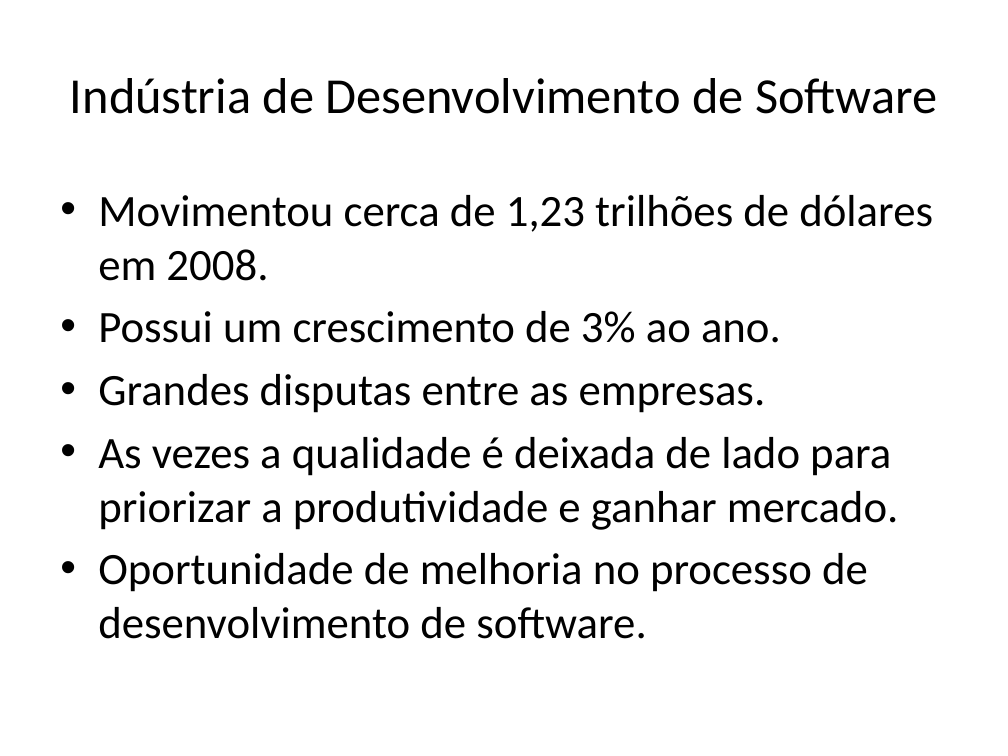
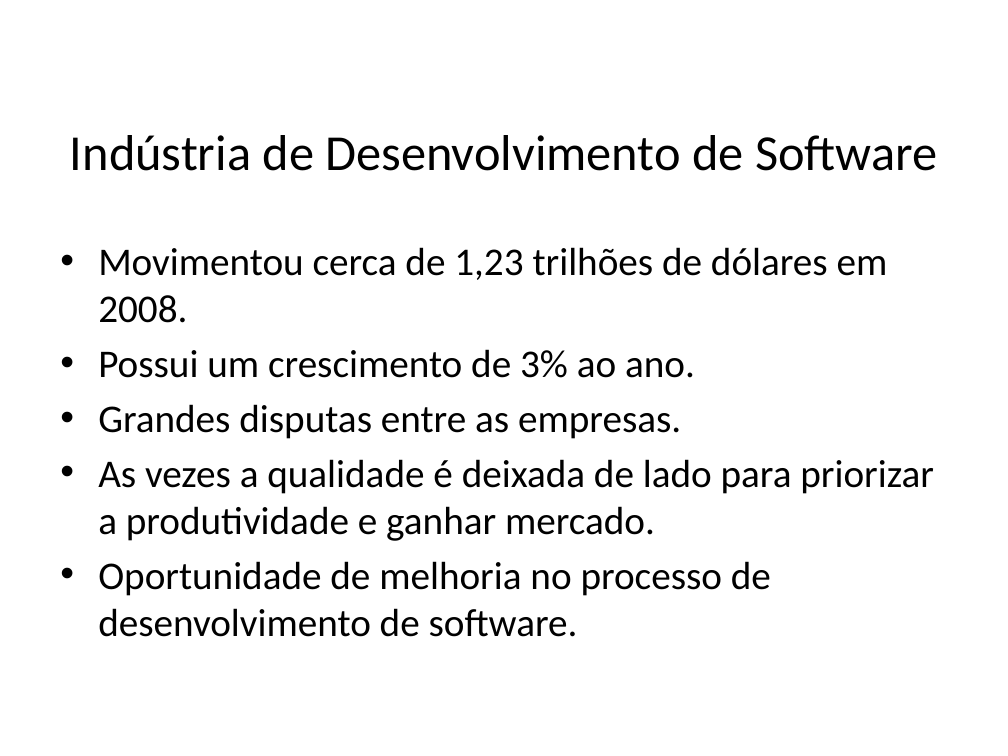
Before and after one commit to jpjcjbr/tccjp, a slide deck: slide 2 of apresentacao tcc.pptx. Drawn at 1008x756 pixels with LibreOffice and Linux fonts; fonts in the diff are those of the drawing; background and template pictures are left out. Boxes give left, top, right and bottom in pixels: in the first picture for what was removed or moved away, otherwise in the second. Text is boxed around its words. In the diff, an @@ line names an element or a change of style, - is before the commit and + after.

```diff
--- a/apresentacao tcc.pptx
+++ b/apresentacao tcc.pptx
@@ title "Indústria de Desenvolvimento de Software": place and size @@
-title "Indústria de Desenvolvimento de Software" at bbox=[70, 78, 937, 114]
+title "Indústria de Desenvolvimento de Software" at bbox=[70, 135, 937, 171]
@@ text "Movimentou cerca de 1,23 trilhões ...": place and size @@
-text "Movimentou cerca de 1,23 trilhões ..." at bbox=[98, 195, 933, 639]
+text "Movimentou cerca de 1,23 trilhões ..." at bbox=[98, 247, 934, 637]
@@ text "Movimentou cerca de 1,23 trilhões ..." at bbox=[98, 247, 934, 637]: size 32 to 28 pt @@
```
Also in this commit, not shown: 21 other slides changed.
